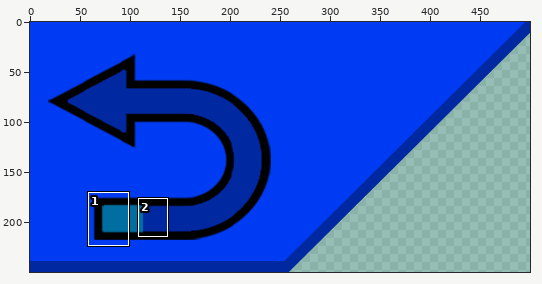
Two versions of one sprite sheet, Sprites/HUD Elements/BackButton/backArrow1.png. The first picture is a wide view before the edit; the outline marks the close-up.
Close-up. Before the commit:
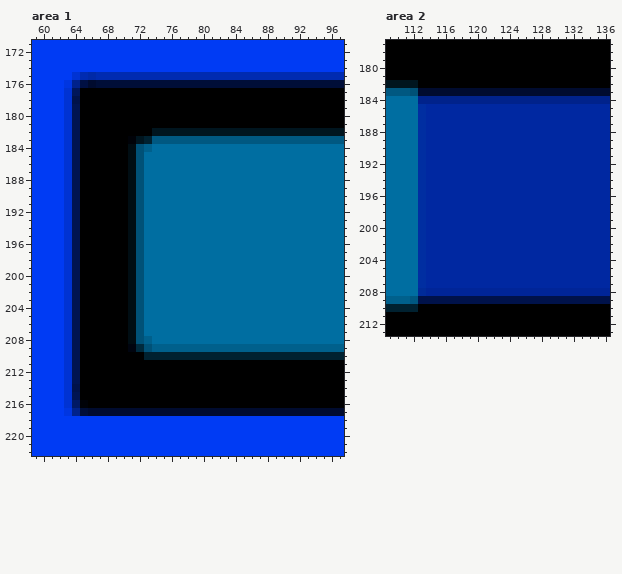
The file is 500x250 pixels. Pixels under 10% opacity are left out. Colours within 5 levels of each other are drawn and written as one. Shown: area 1: x 59..97, y 171..222; area 2: x 109..136, y 177..213. The commit also changed other parts of the picture, which this record leaves out.
Now the later version:
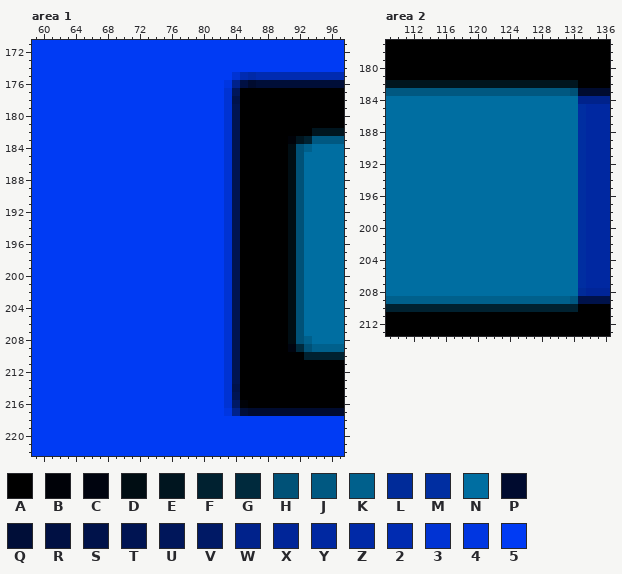
Palette (. is transparent): A #000000  B #000208  C #00040f  D #000d13  E #00151f  F #002130  G #002a3d  H #005177  J #005881  K #00608c  L #002b99  M #002ea1  N #006ea1  P #000b2f  Q #000e38  R #001043  S #00124a  T #001452  U #00165a  V #001965  W #00228b  X #002598  Y #0028a1  Z #0029a7  2 #002bb1  3 #0033d3  4 #0036e1  5 #003bf4
Diff:
Changed rows in their new state; - is an unchanged pixel.
Area 1:
first column x 63:
175 -555555555555555555553-Z-------
176 555555555555555555554WRP-------
177 555555555555555555553U---------
178 555555555555555555553S---------
179 555555555555555555553T---------
180 555555555555555555553T---------
181 555555555555555555553T---------
182 555555555555555555553TAAAAAAAAA
183 555555555555555555553TAAAAAABEF
184 555555555555555555553TAAAAAADHK
185 555555555555555555553TAAAAAADH-
186 555555555555555555553TAAAAAADH-
187 555555555555555555553TAAAAAADH-
188 555555555555555555553TAAAAAADH-
189 555555555555555555553TAAAAAADH-
190 555555555555555555553TAAAAAADH-
191 555555555555555555553TAAAAAADH-
192 555555555555555555553TAAAAAADH-
193 555555555555555555553TAAAAAADH-
194 555555555555555555553TAAAAAADH-
195 555555555555555555553TAAAAAADH-
196 555555555555555555553TAAAAAADH-
197 555555555555555555553TAAAAAADH-
198 555555555555555555553TAAAAAADH-
199 555555555555555555553TAAAAAADH-
200 555555555555555555553TAAAAAADH-
201 555555555555555555553TAAAAAADH-
202 555555555555555555553TAAAAAADH-
203 555555555555555555553TAAAAAADH-
204 555555555555555555553TAAAAAADH-
205 555555555555555555553TAAAAAADH-
206 555555555555555555553TAAAAAADH-
207 555555555555555555553TAAAAAADH-
208 555555555555555555553TAAAAAADHK
209 555555555555555555553TAAAAAACGH
210 555555555555555555553TAAAAAAAA-
211 555555555555555555553T---------
212 555555555555555555553T---------
213 555555555555555555553T---------
214 555555555555555555553S---------
215 555555555555555555553T---------
216 555555555555555555553VB--------
217 555555555555555555554WQ--------
Area 2:
first column x 112:
182 -EEEEEEEEEEEEEEEEEEEE-
183 JJJJJJJJJJJJJJJJJJJJH-
184 -NNNNNNNNNNNNNNNNNNNN-
185 -NNNNNNNNNNNNNNNNNNNNM
186 -NNNNNNNNNNNNNNNNNNNNM
187 -NNNNNNNNNNNNNNNNNNNNM
188 -NNNNNNNNNNNNNNNNNNNNM
189 -NNNNNNNNNNNNNNNNNNNNM
190 -NNNNNNNNNNNNNNNNNNNNM
191 -NNNNNNNNNNNNNNNNNNNNM
192 -NNNNNNNNNNNNNNNNNNNNM
193 -NNNNNNNNNNNNNNNNNNNNM
194 -NNNNNNNNNNNNNNNNNNNNM
195 -NNNNNNNNNNNNNNNNNNNNM
196 -NNNNNNNNNNNNNNNNNNNNM
197 -NNNNNNNNNNNNNNNNNNNNM
198 -NNNNNNNNNNNNNNNNNNNNM
199 -NNNNNNNNNNNNNNNNNNNNM
200 -NNNNNNNNNNNNNNNNNNNNM
201 -NNNNNNNNNNNNNNNNNNNNM
202 -NNNNNNNNNNNNNNNNNNNNM
203 -NNNNNNNNNNNNNNNNNNNNM
204 -NNNNNNNNNNNNNNNNNNNNM
205 -NNNNNNNNNNNNNNNNNNNNM
206 -NNNNNNNNNNNNNNNNNNNNM
207 -NNNNNNNNNNNNNNNNNNNNM
208 -NNNNNNNNNNNNNNNNNNNNL
209 KKKKKKKKKKKKKKKKKKKKJ-
210 -FFFFFFFFFFFFFFFFFFFF-
Where, in picture pixels (left, top, right, bottom), the same in both close-ups:
changed: (64, 72, 312, 416)
changed: (410, 80, 586, 312)
